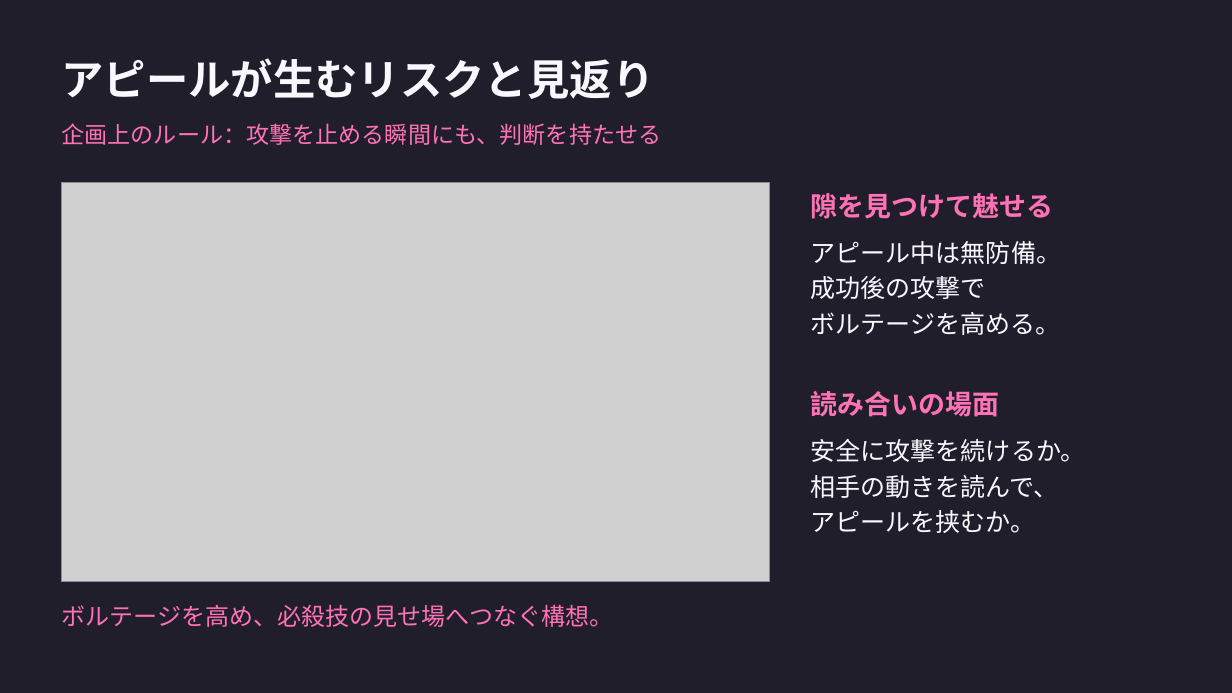
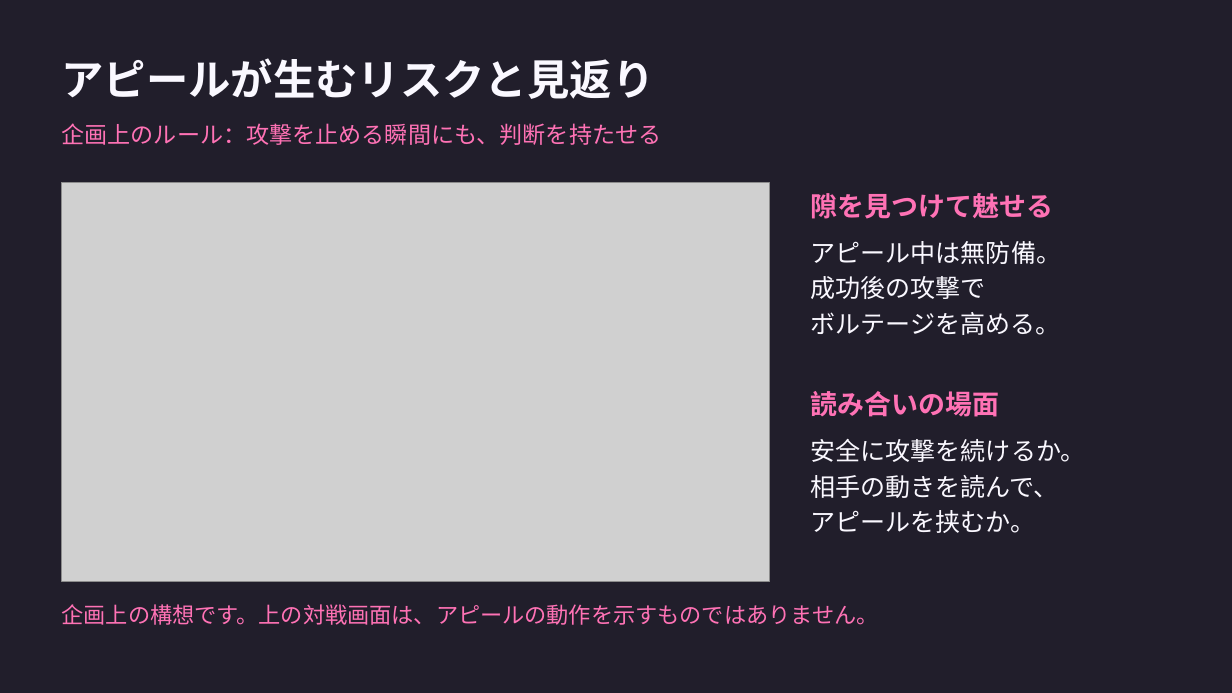
Before and after one commit to kuon-haruto/portfolio, a slide deck: slide 3 of documents/proposals/v-link-battle_proposal.pptx. Drawn at 1232x693 pixels with LibreOffice and Linux fonts; fonts in the diff are those of the drawing; grey boxes stand for pictures. Boxes give left, top, right and bottom in pixels: in the first picture for what was removed or moved away, otherwise in the second. Text is boxed around its words. In the diff, an @@ line names an element or a change of style, - is before the commit and + after.

```diff
--- a/documents/proposals/v-link-battle_proposal.pptx
+++ b/documents/proposals/v-link-battle_proposal.pptx
@@ text at box(62, 604, 879, 625): text changed; size 18.8 to 17.2 pt @@
-ボルテージを高め、必殺技の見せ場へつなぐ構想。
+企画上の構想です。上の対戦画面は、アピールの動作を示すものではありません。
```
Also in this commit, not shown: 1 other slide changed, 43 other files.
